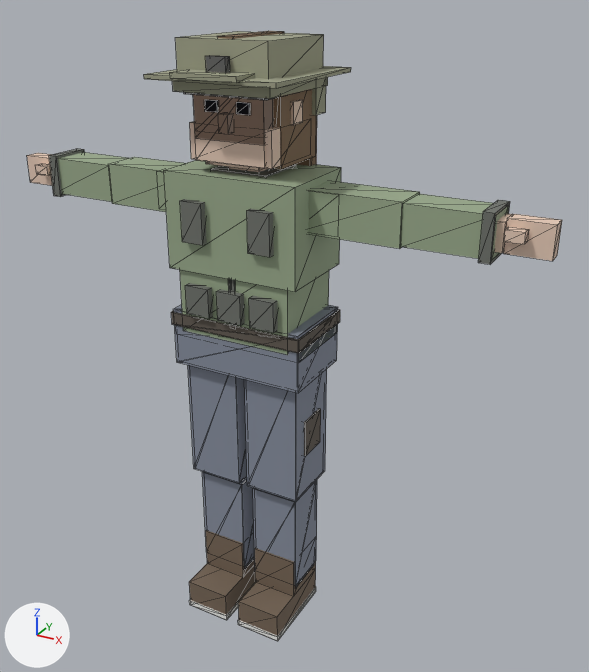
The glTF model assets/glb/person.glb: old version first, new version second.
Rendered twice from a 50 mm lens placed at (1.221, -1.976, 2.002), pointed at (0.097, 0.067, 0.981). The axes (+X, +Y, +Z) are drawn at lower left. The lights are the same throughout. The picture after the commit comes second. Shape keys are drawn at the values saved in each file. Mesh edges are drawn as thin lines.

In view in the first picture: 'Body', 'Bottom_01_Trousers', 'Bottom_03_Cargo', 'Hair_02_Long', 'Hat_03_Helmet', 'Hat_04_Boonie', 'Head_01_Square', 'Head_03_Wide', 'Shoes_01_Boots', 'Top_02_Jacket', 'Top_03_TacticalVest' and 4 more.
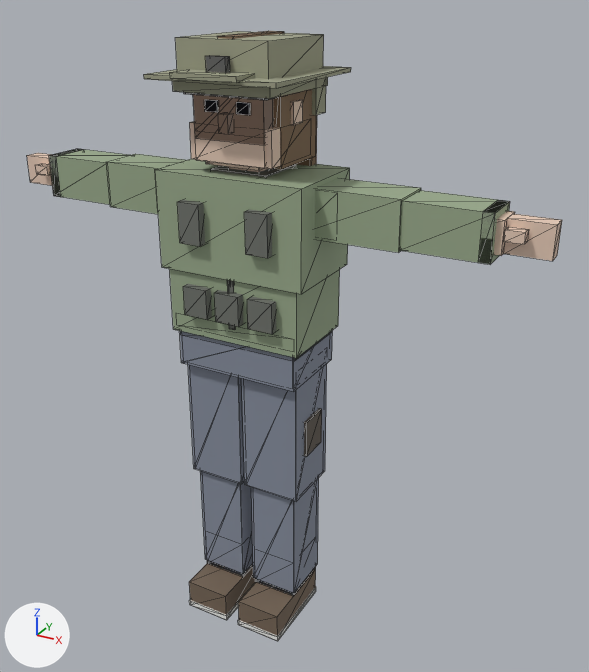
The edits, one by one:
In shape key 'female' (key_0_female), value goes from 1.0 to 0.0.
In shape key 'female' (key_1_female), value goes from 1.0 to 0.0.
In shape key 'female' (key_2_female), value goes from 1.0 to 0.0.
In shape key 'female' (key_3_female), value goes from 1.0 to 0.0.
In shape key 'female' (key_4_female), value goes from 1.0 to 0.0.
In shape key 'female' (key_5_female), value goes from 1.0 to 0.0.
In shape key 'female' (key_6_female), value goes from 1.0 to 0.0.

Location of each change, [x1, y1, x2, y2] in pixels of the pictures (589 x 672 px):
'Bottom_03_Cargo', reshaped
    before: [171, 304, 340, 586]
    after: [180, 330, 333, 593]
'Top_03_TacticalVest', reshaped (10% wider)
    before: [164, 160, 341, 355]
    after: [155, 159, 350, 358]
'Top_02_Jacket', reshaped
    before: [49, 149, 510, 362]
    after: [49, 149, 510, 361]
'Body', reshaped (mostly hidden)
    both: [27, 153, 562, 261]
'Bottom_01_Trousers', reshaped
    before: [244, 557, 314, 587]
    after: [207, 560, 316, 596]
